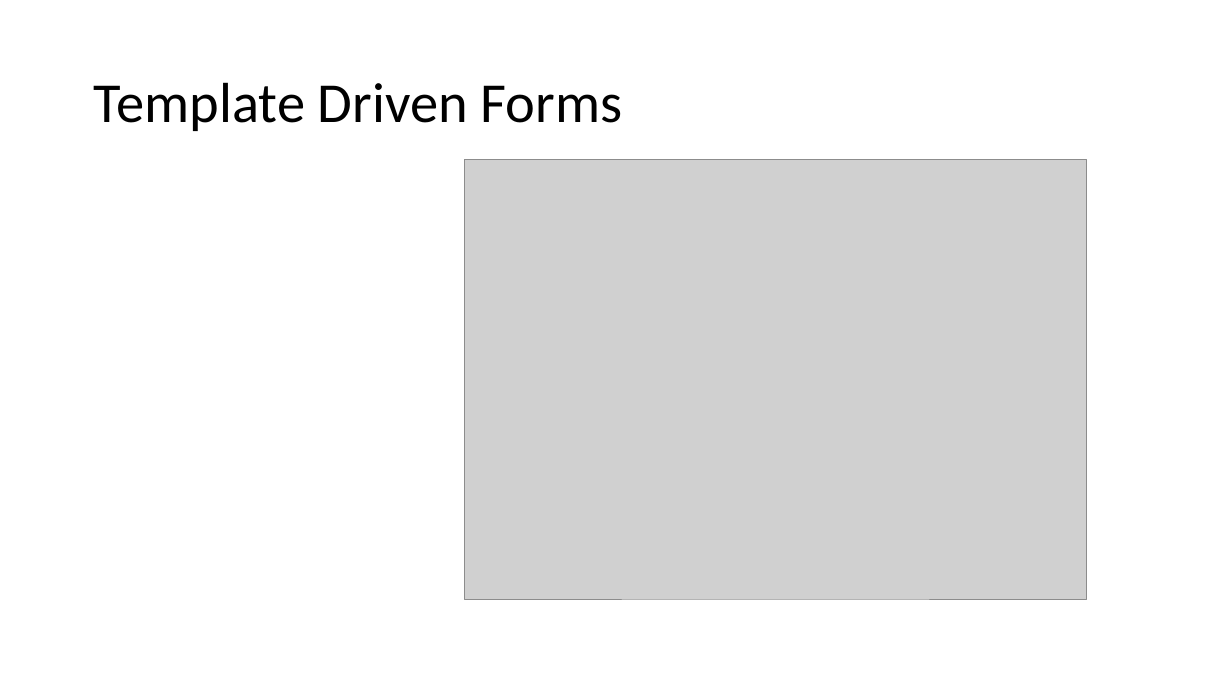
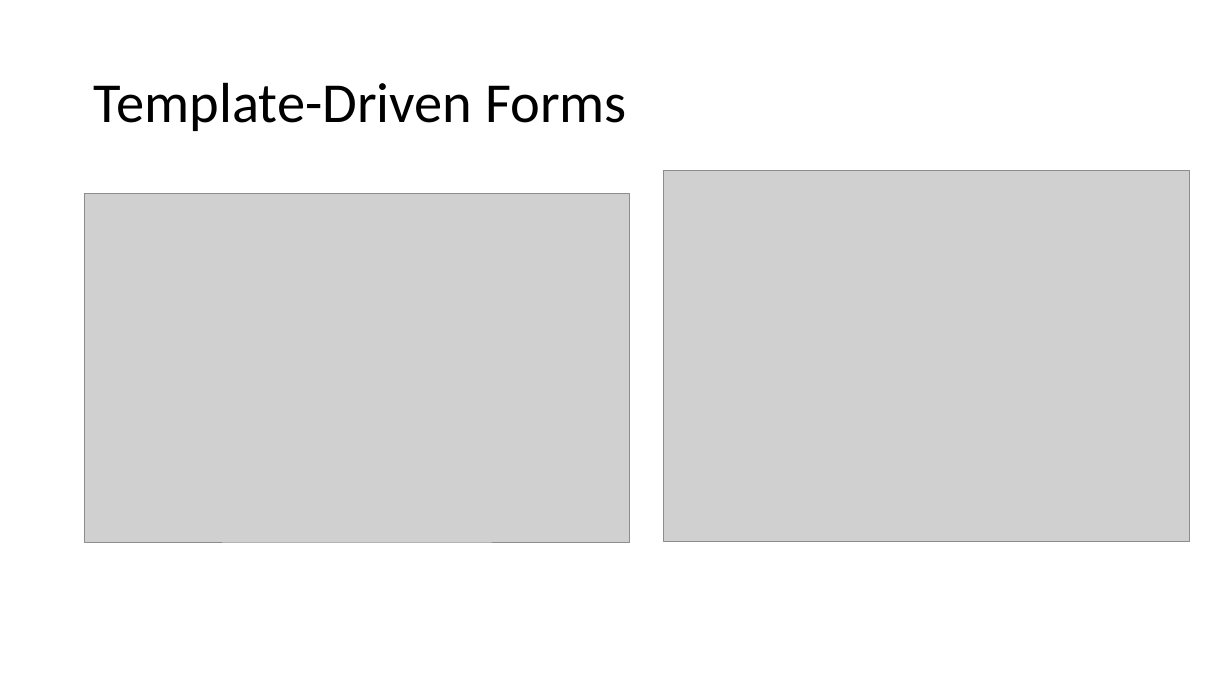
Before and after one commit to sitaramgarlapati/angularDemo, a slide deck: slide 8 of slides/Ang Sessions 2.pptx (slide 15 before the commit). Drawn at 1232x693 pixels with LibreOffice and Linux fonts; fonts in the diff are those of the drawing; grey boxes stand for pictures. Boxes give left, top, right and bottom in pixels: in the first picture for what was removed or moved away, otherwise in the second. Text is boxed around its words. In the diff, an @@ line names an element or a change of style, - is before the commit and + after.

```diff
--- a/slides/Ang Sessions 2.pptx
+++ b/slides/Ang Sessions 2.pptx
@@ title at (94, 82, 627, 131): text changed @@
-Template Driven Forms
+Template-Driven Forms
@@ picture: place and size @@
-picture at (465, 159, 1088, 599)
+picture at (664, 171, 1189, 543)
@@ picture added at (85, 193, 629, 543) @@
```
Also in this commit, not shown: 4 other slides changed, 10 slides added, 10 slides removed, 17 other files.
